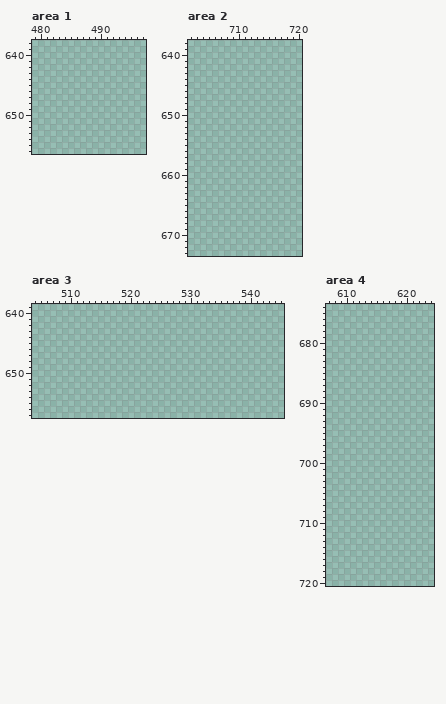
A pixel-art file gets an edit: tiles/tilesets.ase. Above: the version before the commit.
768x1024 pixels, 1 frame. Shown: area 1: x 479..497, y 638..656; area 2: x 702..720, y 638..673; area 3: x 504..545, y 639..657; area 4: x 607..624, y 674..720. The old version is drawn lined up with the new one. The commit also changed other parts of the picture, which this record leaves out.
Palette (. is transparent): 
The same view after the edit:
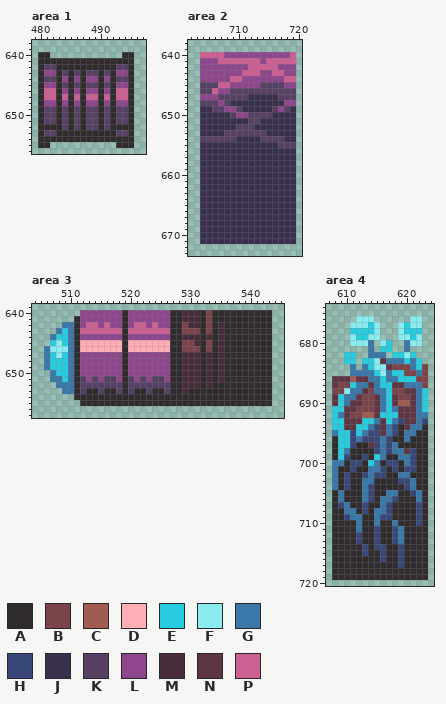
Colours new in this view: A #302c2e  B #7a444a  C #a05b53  D #ffaeb6  E #28ccdf  F #8aebf1  G #3978a8  H #394778  J #39314b  K #564064  L #8e478c  M #472d3c  N #5e3643  P #cd6093
The edit:
drawings rearranged on the sheet (the old picture shows each at its new place)
Changed rows in their new state; - is an unchanged pixel.
Area 1:
first column x 480:
640 AA------------AA
641 AAAAAAAAAAAAAAAA
642 AKKAAAAAAAAAAKKA
643 ALLAKAKAKKAKALLA
644 AKKALALALLALAKKA
645 ALLAKAKAKKAKALLA
646 APPALALALLALAPPA
647 APPAPAPAPPAPAPPA
648 ALLALALALLALALLA
649 AKKAKAKAKKAKAKKA
650 AKKAKAKAKKAKAKKA
651 AKKAKAKAKKAKAKKA
652 AAAAKAKAKKAKAAAA
653 AKKAAAAAAAAAAKKA
654 AAAAAAAAAAAAAAAA
655 AA-----------AAA
Area 2:
first column x 704:
640 PPPPLLLLLLLLLLLP
641 LLLPPPPPPPLPPPPP
642 LLLLLLLLPPPPPLLL
643 LLLLLLLPPPLLPPLL
644 LLLLLPPLLLLLLLPP
645 KKKPPLLLLLKKKKLL
646 KKPLLKKKKKKKKKKK
647 LLLKKKKKJJJJJKKK
648 KKKLKJJJJJJJJJLL
649 JJKKLLKJJJJJKLKJ
650 JJJJJKLLKKKKJJJJ
651 JJJJJJJJKKJJJJJJ
652 JJJJJJKKKJJJJJJJ
653 JJJJKKKKKKKJJJJJ
654 KKKKKKJJJJKKKKJJ
655 JJJJJJJJJJJJJKKK
656 JJJJJJJJJJJJJJJJ
657 JJJJJJJJJJJJJJJJ
658 JJJJJJJJJJJJJJJJ
659 JJJJJJJJJJJJJJJJ
660 JJJJJJJJJJJJJJJJ
661 JJJJJJJJJJJJJJJJ
662 JJJJJJJJJJJJJJJJ
663 JJJJJJJJJJJJJJJJ
664 JJJJJJJJJJJJJJJJ
665 JJJJJJJJJJJJJJJJ
666 JJJJJJJJJJJJJJJJ
667 JJJJJJJJJJJJJJJJ
668 JJJJJJJJJJJJJJJJ
669 JJJJJJJJJJJJJJJJ
670 JJJJJJJJJJJJJJJJ
671 JJJJJJJJJJJJJJJJ
Area 3:
first column x 506:
640 ------LLLLLLLALLLLLLLAAMMMABAAAAAAAAAA
641 -----ALLLLLLLALLLLLLLAAMMMABAAAAAAAAAA
642 ---GGALPPLPLLALPPLPLLAABMMABAMAAAAAAAA
643 --GEGAPPPPPPPAPPPPPPPAABBBABAMAAAAAAAA
644 -GEEGALLLLLLLALLLLLLLAAMMMAMAMAAAAAAAA
645 -EFEGADDDDDDDADDDDDDDAABBMABAMAAAAAAAA
646 GFFFGADDDDDDDADDDDDDDAABBBABAMAAAAAAAA
647 GEFEGALLLLLLLALLLLLLLAAMMMAMAMAAAAAAAA
648 GEEEGALLLLLLLALLLLLLLAAMMMAMAMAAAAAAAA
649 GEEEGALLLLLLLALLLLLLLAAMMMAMAMAAAAAAAA
650 -GEEGALLLLLLLALLLLLLLAAMMMAMAMAAAAAAAA
651 -GGEGAKLKLKKLAKLKLKKLAAMMMAMAMAAAAAAAA
652 --GGGAKKKKKKKAKKKKKKKAAMMMAMAAAAAAAAAA
653 ---GGAKAAKAAKAKAAKAAKAAMAAAAAAAAAAAAAA
654 -----AAAAAAAAAAAAAAAAAAAAAAAAAAAAAAAAA
655 ------AAAAAAAAAAAAAAAAAAAAAAAAAAAAAAAA
Area 4:
first column x 608:
676 ----FFF------FF-
677 ---FFFEF---FEFF-
678 ---EEEEF---FEEE-
679 ---FEEFF---FFEF-
680 ---FFFG-FE--GFF-
681 ------G-EE--G---
682 --EE--GGG-EEFE--
683 --EE-EEFNGGGEGE-
684 ---G-GEFFNBBBGEB
685 ---GGGGEFGEEBBGB
686 NNNCNNGGEGGEEEBB
687 NBBEGGNGEENNGGGB
688 BBFGGNBGGEBBNNGE
689 NEGGNBBNGENBBNGE
690 NEGNNBBNGENCCNGE
691 EENNBBBNGEGNNNGE
692 EGNBBCCNEEENNNGG
693 EENNNEEGNEGHNNGH
694 EENNEEGHNGHANGGA
695 GEEHEGHHNGHAGGAA
696 AEEHGHHHGHAAGAAA
697 AEEHAANHGHGAAAAA
698 AEGAAAAHGHGGNHAA
699 AEHAAHAEGAAGGHAA
700 GGAHHAEGAHHAGHAA
701 GAAHAAGGHAHAHHAA
702 GAHAAHGHHAAGGAAA
703 GAHAAGGAAAAHHGAA
704 GAHAAGHAAAAAHGAA
705 AGAAAGHAAGGAAHGA
706 AGAAAGHAGGHAAAGA
707 AHGAAHAAGHAAAAHA
708 AAGGAHAGGHAAAAHA
709 AAHGGAAGHHAAAAHA
710 AAAAGAAGAAGAAAHA
711 AAAAGAAHAAHGAAAA
712 AAAAHAAHAAHGAAAA
713 AAAAHAAHAAHGAAAA
714 AAAAAHAHHAAHAAAA
715 AAAAAHAAHAAHAAAA
716 AAAAAAAAHAAHAAAA
717 AAAAAAAAAAAHAAAA
718 AAAAAAAAAAAAAAAA
719 AAAAAAAAAAAAAAAA
